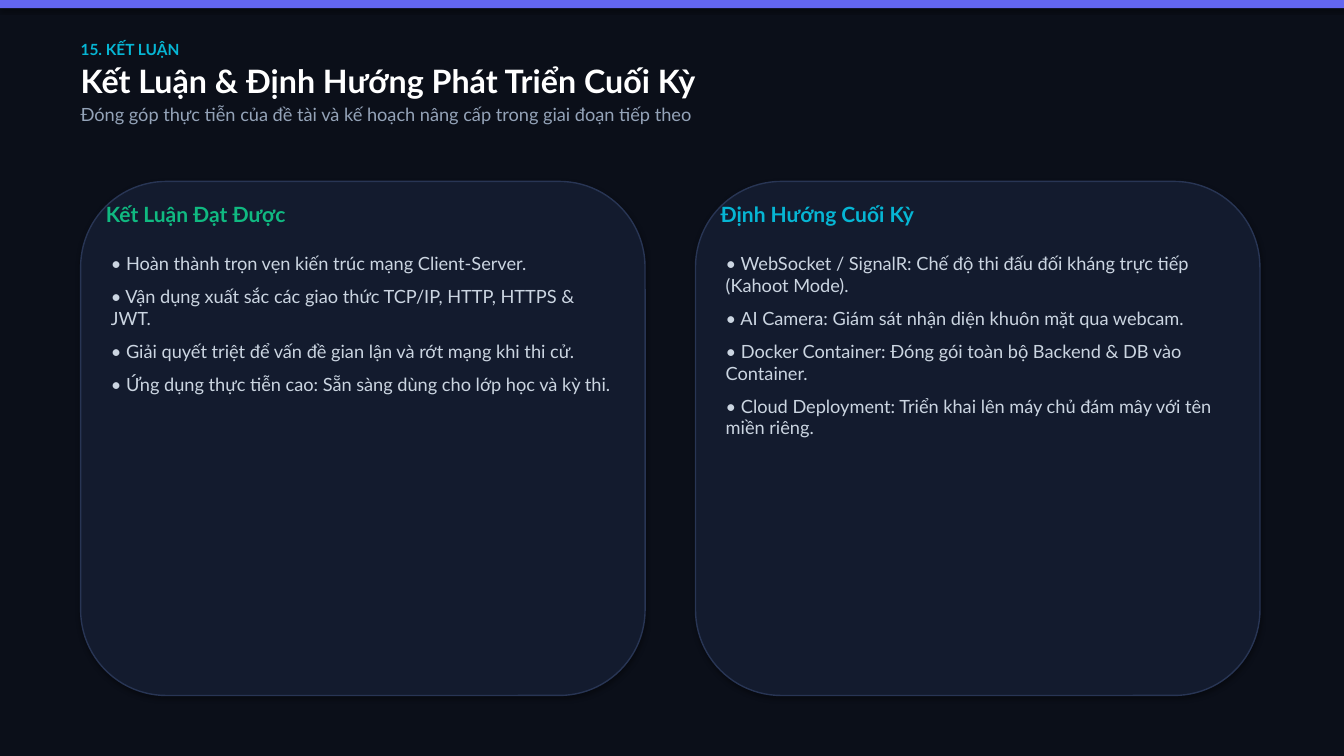
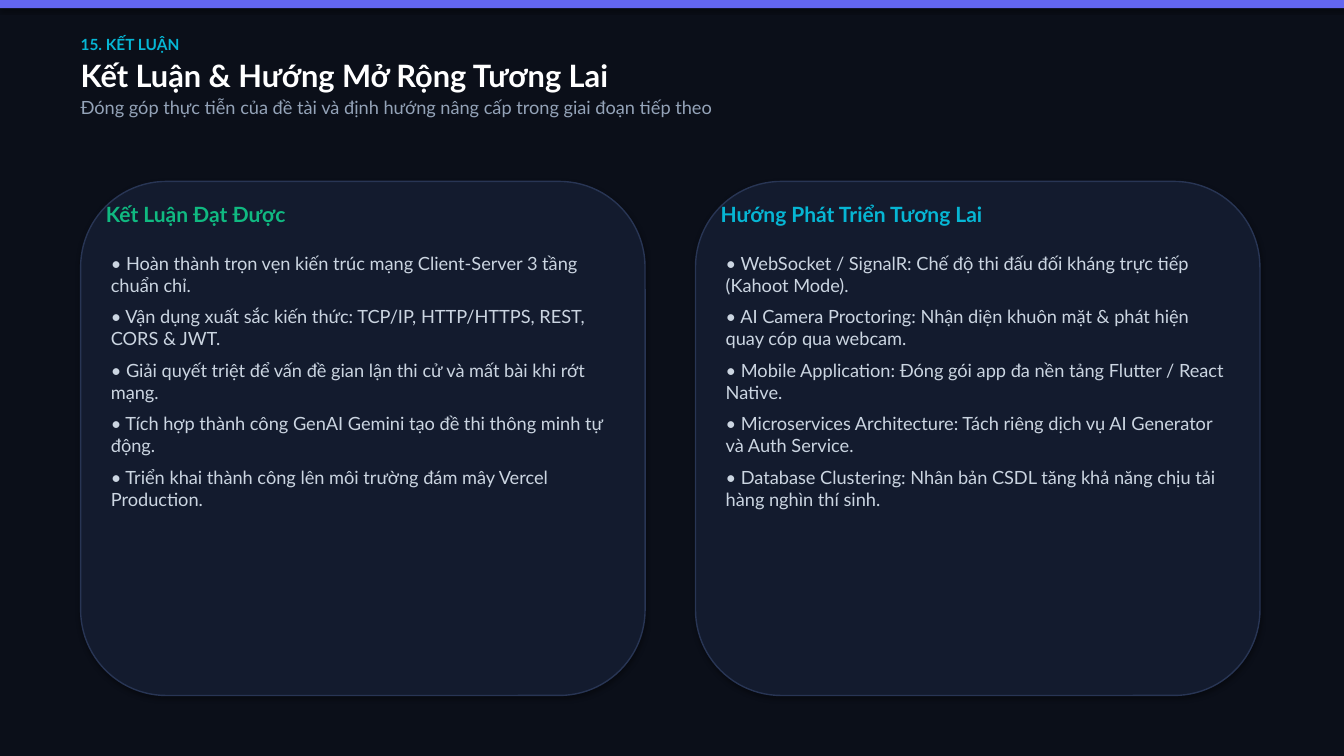
Before and after one commit to hieuqt05/quiz-ai-system, a slide deck: slide 16 of slide_thuyet_trinh_QuizAI_final.pptx. Drawn at 1344x756 pixels with LibreOffice and Linux fonts; fonts in the diff are those of the drawing. Boxes give left, top, right and bottom in pixels: in the first picture for what was removed or moved away, otherwise in the second. Text is boxed around its words. In the diff, an @@ line names an element or a change of style, - is before the commit and + after.

```diff
--- a/slide_thuyet_trinh_QuizAI_final.pptx
+++ b/slide_thuyet_trinh_QuizAI_final.pptx
@@ text at bbox=[81, 62, 712, 118]: text changed @@
-Kết Luận & Định Hướng Phát Triển Cuối Kỳ
-Đóng góp thực tiễn của đề tài và kế hoạch nâng cấp trong giai đoạn tiếp theo
+Kết Luận & Hướng Mở Rộng Tương Lai
+Đóng góp thực tiễn của đề tài và định hướng nâng cấp trong giai đoạn tiếp theo
@@ text at bbox=[721, 204, 982, 226]: text changed @@
-Định Hướng Cuối Kỳ
+Hướng Phát Triển Tương Lai
@@ text at bbox=[111, 255, 603, 506]: text changed @@
-• Hoàn thành trọn vẹn kiến trúc mạng Client-Server.
-• Vận dụng xuất sắc các giao thức TCP/IP, HTTP, HTTPS & JWT.
-• Giải quyết triệt để vấn đề gian lận và rớt mạng khi thi cử.
-• Ứng dụng thực tiễn cao: Sẵn sàng dùng cho lớp học và kỳ thi.
+• Hoàn thành trọn vẹn kiến trúc mạng Client-Server 3 tầng chuẩn chỉ.
+• Vận dụng xuất sắc kiến thức: TCP/IP, HTTP/HTTPS, REST, CORS & JWT.
+• Giải quyết triệt để vấn đề gian lận thi cử và mất bài khi rớt mạng.
+• Tích hợp thành công GenAI Gemini tạo đề thi thông minh tự động.
+• Triển khai thành công lên môi trường đám mây Vercel Production.
@@ text at bbox=[726, 309, 1224, 510]: text changed @@
-• AI Camera: Giám sát nhận diện khuôn mặt qua webcam.
-• Docker Container: Đóng gói toàn bộ Backend & DB vào Container.
-• Cloud Deployment: Triển khai lên máy chủ đám mây với tên miền riêng.
+• AI Camera Proctoring: Nhận diện khuôn mặt & phát hiện quay cóp qua webcam.
+• Mobile Application: Đóng gói app đa nền tảng Flutter / React Native.
+• Microservices Architecture: Tách riêng dịch vụ AI Generator và Auth Service.
+• Database Clustering: Nhân bản CSDL tăng khả năng chịu tải hàng nghìn thí sinh.
```
Also in this commit, not shown: 14 other slides changed, 2 slides added, 1 slide removed, 2 other files.
